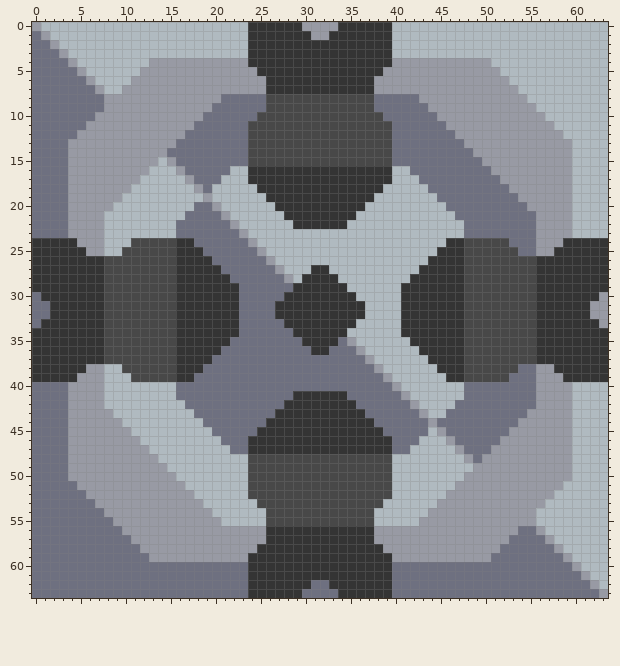
Pixel-art sprite -- sprites/blocks/production/advanced-vanilla/advanced-coal-centrifuge.png. That is the earlier state.
The file is 64x64 pixels. Colours within 5 levels of each other are drawn and written as one.
Once edited:
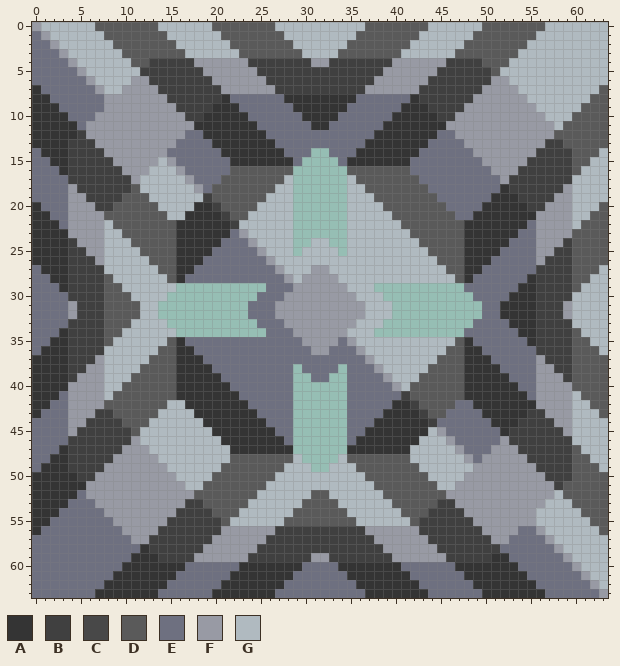
Palette (. is transparent): A #343434  B #404040  C #484848  D #5a5a5a  E #6e7080  F #989aa4  G #b0bac0
From old to new:
Changed rows in their new state; - is an unchanged pixel.
first column x 0:
 0 -------DDDDDDD------DDDDDDDGGGGGGGGGGDDDDDDD------DDDDDDD-------
 1 --------DDDDDDD------DDDDDDDGGGGGGGGDDDDDDD------DDDDDDD--------
 2 ---------DDDDDDD------DDDDDDDGGGGGGDDDDDDD------DDDDDDD---------
 3 ----------DDDDDDD------DDDDDDDGGGGDDDDDDD------DDDDDDD----------
 4 -----------DDBBBBB------BBBBBBBFFBBBBBBB------BBBBDDD-----------
 5 ------------BBBBBBB------BBBBBBBBBBBBBB------BBBBBBD------------
 6 -------------BBBBBBB------BBBBBBBBBBBB------BBBBBBB-------------
 7 A-------------BBBBBBB-----FBBBBBBBBBBF-----BBBBBBB-------------D
 8 AA-------------BBBBBBA----EEAAAAAAAAEE----ABBBBBB-------------DD
 9 AAA-------------BBBBAAA---EEEAAAAAAEEE---AAABBBB-------------DDD
10 AAAA-------------BBAAAAA-EEEEEAAAAEEEEE-AAAAABB-------------DDDD
11 AAAAA-------------AAAAAAAEEEEEEAAEEEEEEAAAAAAA-------------DDDDD
12 AAAAAB-------------AAAAAAAEEEEEEEEEEEEAAAAAAA-------------DDDDDD
13 AAAABBB-------------AAAAAAAEEEEEEEEEEAAAAAAA-------------BBDDDDD
14 -AAABBBB-------------AAAAAAAEEE..EEEAAAAAAA-------------BBBBDDD-
15 --AABBBBB-------------AAAAAAAE....EAAAAAAA-------------BBBBBDD--
16 ---ABBBBBB------------DDDDDDD......DDDDDDD------------BBBBBBD---
17 ----BBBBBBB----------DDDDDDDG......GDDDDDDD----------BBBBBBB----
18 -----BBBBBBD--------DDDDDDDGG......GGDDDDDDD--------ABBBBBB-----
19 ------BBBBDDD------BDDDDDDGGG......GGGDDDDDDD------AAABBBB------
20 A------BBDDDDD----AABDDDD--GG......GG--DDDDDDD----AAAAABB------D
21 AA------DDDDDDD--AAAABDD----G......G----DDDDDDD--AAAAAAA------DD
22 AAA------DDDDDDDAAAAAAB------......------DDDDDDDAAAAAAA------DDD
23 AAAA------DDDDDDAAAAAA-------......-------DDDDDDAAAAAA------DDDD
24 ----B------DDDDD--AAA--------..--..--------DDDDDAAAAA------BDDDD
25 ----BB----GGDDDD---A---------.----.---------DDDDAAAAEE----BBDDDD
26 ----BBBFGGGGGDDD---E------------------------GDDDAAAEEEEEFBBBDDDD
27 E---BBBBGGGGGGDD--EEE----------FF----------GGGDDAAEEEEEEBBBBDDDG
28 EE--BBBBDGGGGGGD-EEEEE--------FFFF--------GGGGGDAEEEEEEABBBBDDGG
29 EEE-BBBBDDGGGGGG..........---FFFFFF---..........EEEEEEAABBBBDGGG
30 -EEEBBBBDDDGGGG..........---FFFFFFFF---..........EEEEAAABBBBGGGG
31 --EEFBBBDDDDGG..........---FFFFFFFFFF---..........EEAAAABBBFGGGG
32 --EEFBBBDDDDGG..........---FFFFFFFFFF---..........EEAAAABBBFGGGG
33 -EEEBBBBDDDGGGG..........---FFFFFFFF---..........EEEEAAABBBBGGGG
34 EEE-BBBBDDGGGGGG..........---FFFFFF---..........EEEEEEAABBBBDGGG
35 EE--BBBBDGGGGGGD-EEEEE--------FFFF--------GGGGGDAEEEEEEABBBBDDGG
36 E---BBBBGGGGGGDD--EEE----------FF----------GGGDDAAEEEEEEBBBBDDDG
37 ----BBBFGGGGGDDD---E------------------------GDDDAAAEEEEEFBBBDDDD
38 ----BB----GGDDDD---A---------.----.---------DDDDAAAAEE----BBDDDD
39 ----B------DDDDD--AAA--------..--..--------DDDDDAAAAA------BDDDD
40 AAAA------DDDDDDAAAAAA-------......-------DDDDDDAAAAAA------DDDD
41 AAA------DDDDDDDAAAAAAA------......------BDDDDDDAAAAAAA------DDD
42 AA------DDDDDDD--AAAAAAA----E......E----AABDDDD--AAAAAAA------DD
43 A------BBDDDDD----AAAAAAA--EE......EE--AAAABDD----AAAAABB------D
44 ------BBBBDDD------AAAAAAAEEE......EEEAAAAAAB------AAABBBB------
45 -----BBBBBBD--------AAAAA--EE......EE--AAAAA--------ABBBBBB-----
46 ----BBBBBBB----------AAA----E......E----AAA----------BBBBBBB----
47 ---ABBBBBB------------AA-----......-----AA------------BBBBBBD---
48 --AABBBBB-------------DDDDDDDG....GDDDDDDD-------------BBBBBDD--
49 -AAABBBB-------------DDDDDDDGGG..GGGDDDDDDD-------------BBBBDDD-
50 AAAAABB-------------DDDDDDDGGGGGGGGGGDDDDDDD-------------BBBDDDD
51 AAAAAA-------------DDDDDDDGGGGGGGGGGGGDDDDDDD-------------BDDDDD
52 AAAAA-------------DDDDDDDGGGGGGDDGGGGGGDDDDDDD-------------DDDDD
53 AAAA-------------BBDDDDD-GGGGGDDDDGGGGG-DDDDDBB-------------DDDD
54 AAA-------------BBBBDDD---GGGDDDDDDGGG---DDDBBBB-------------DDD
55 AA-------------BBBBBBD----GGDDDDDDDDGG----DBBBBBB-------------DD
56 A-------------BBBBBBB-----FBBBBBBBBBBF-----BBBBBBB-------------D
57 -------------BBBBBBB------BBBBBBBBBBBB------BBBBBBB-------------
58 ------------ABBBBBB------BBBBBBBBBBBBBB------BBBBBBB------------
59 -----------AAABBBB------BBBBBBBFFBBBBBBB------BBBBBAA-----------
60 ----------AAAAAAA------A------EEEE------A------AAAAAAA----------
61 ---------AAAAAAA------AA-----EEEEEE-----AA------AAAAAAA---------
62 --------AAAAAAA------AAA----EEE--EEE----AAA------AAAAAAA--------
63 -------AAAAAAA------AAAA---EEE----EEE---AAAA------AAAAAAA-------
Pixel boxes of the changes (left, top, right, bottom) in both pictures:
changed: (32, 22, 608, 598)
